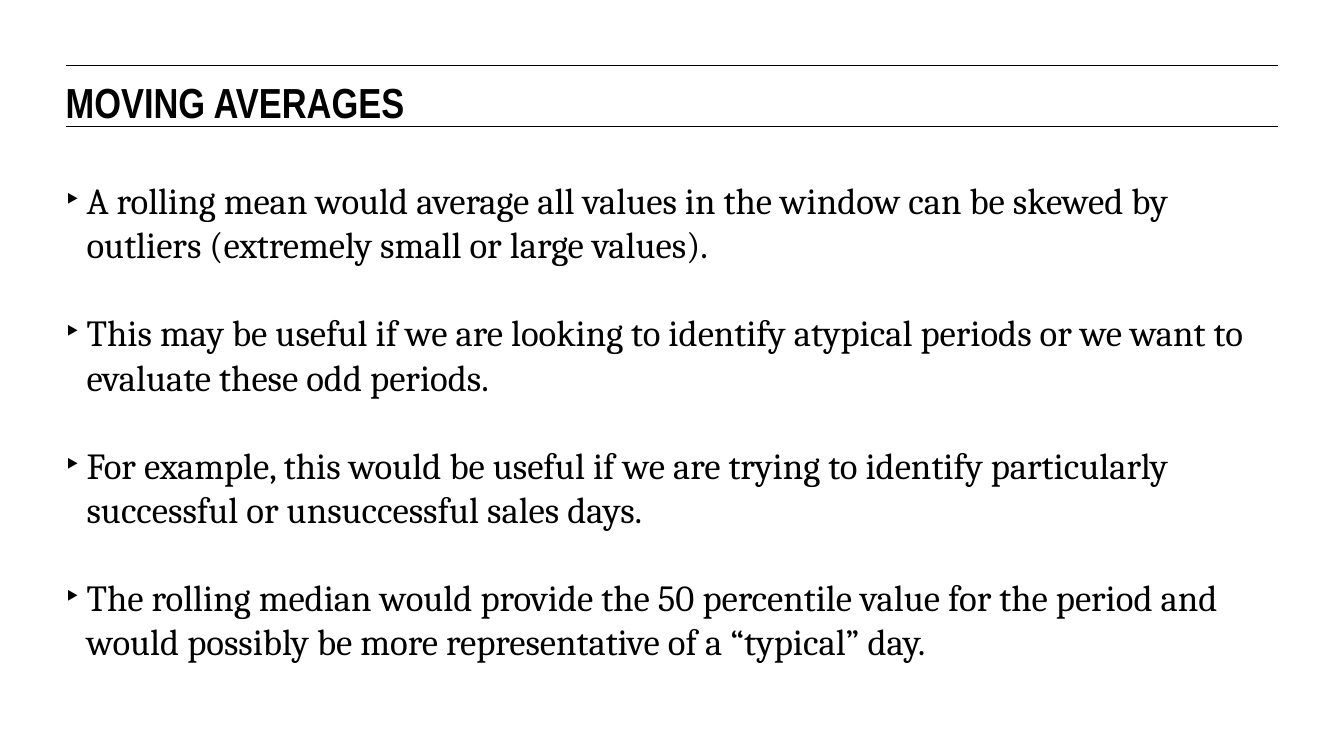
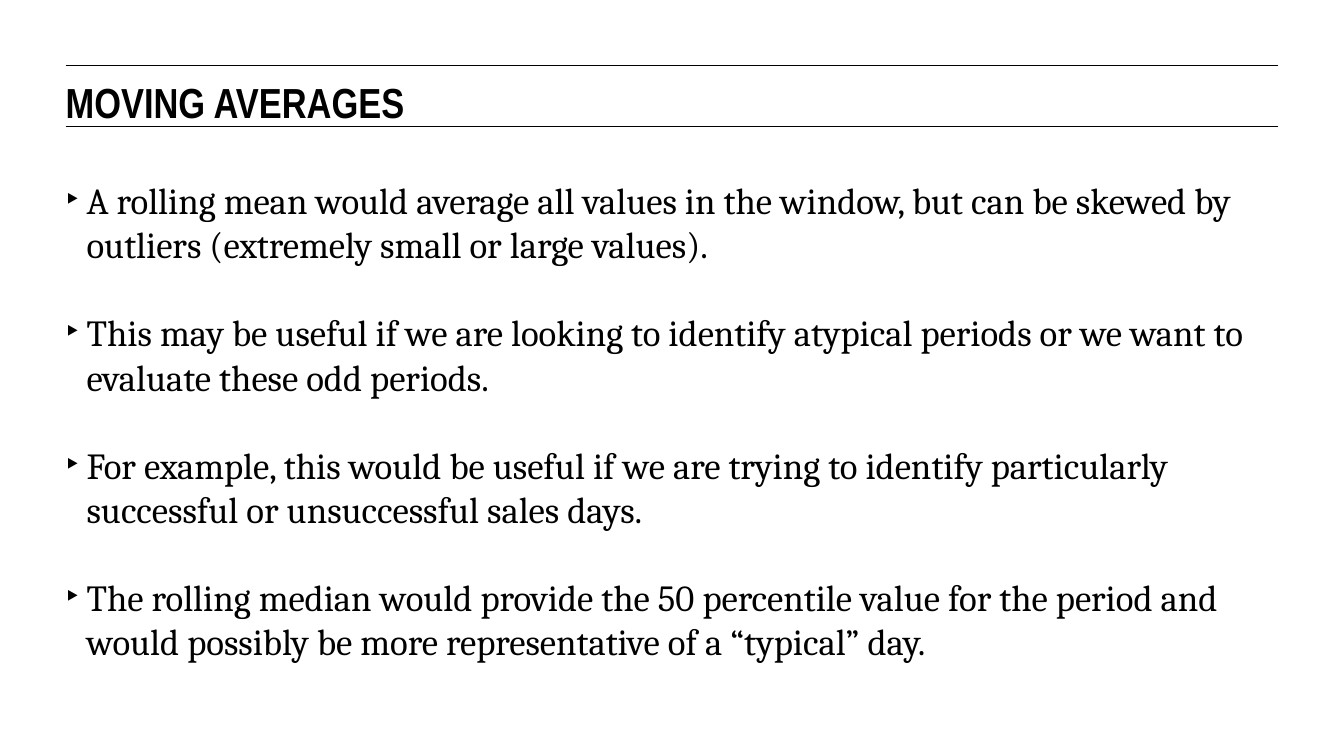
Before and after one commit to eflautt/ga-data-science, a slide deck: slide 28 of lessons/lesson-15/15-time-series-analysis.pptx. Drawn at 1344x755 pixels with LibreOffice and Linux fonts; fonts in the diff are those of the drawing. Boxes give left, top, right and bottom in pixels: in the first picture for what was removed or moved away, otherwise in the second. Text is boxed around its words. In the diff, an @@ line names an element or a change of style, - is before the commit and + after.

```diff
--- a/lessons/lesson-15/15-time-series-analysis.pptx
+++ b/lessons/lesson-15/15-time-series-analysis.pptx
@@ text at (x1=87, y1=188, x2=1230, y2=266): text changed @@
-‣ A rolling mean would average all values in the window can be skewed by outliers (extremely small or large values).
+‣ A rolling mean would average all values in the window, but can be skewed by outliers (extremely small or large values).
```
Also in this commit, not shown: 24 other slides changed, 1 slide added.
